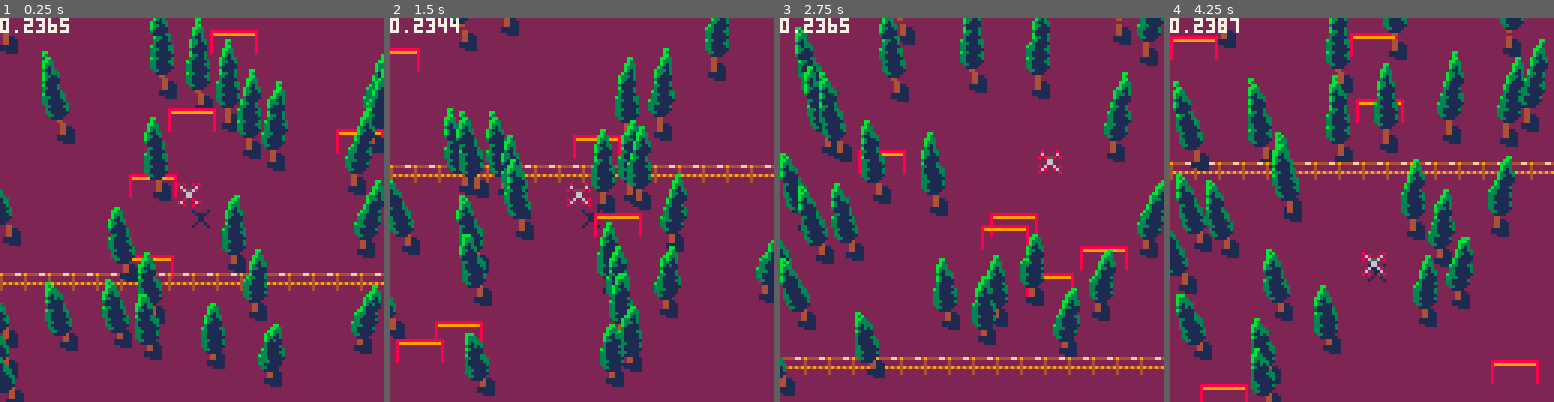
Above: before the commit, frames 1-4 (left to right).
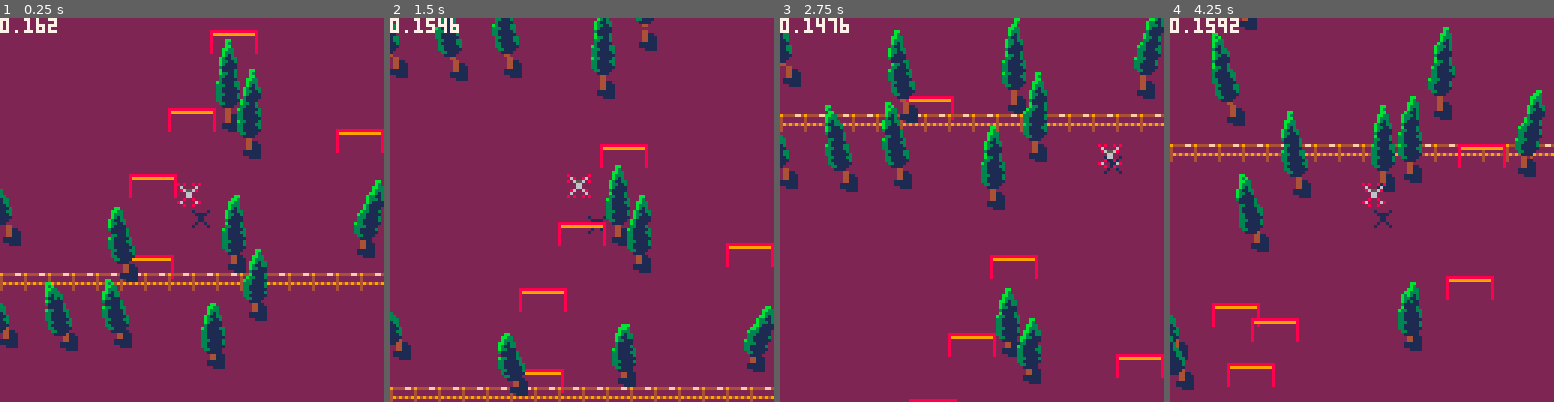
Above: after the commit, the same moments.

Repository: graearea/pico8
Game: PICO-8 cartridge dron.p8
Two runs of this game, one before a commit and one after it. Both use one fixed random seed, a clock stepped at 60 frames per second and the inputs below.
Inputs:
- Up to frame 1 (0.25 s): no input
- Up to frame 2 (1.5 s): tap X (X key) at 0.33, 1.07 s; tap O (Z key) at 0.7 s
- Up to frame 3 (2.75 s): hold Right 1.6-2.1 s; tap O (Z key) at 1.7, 2.1, 2.5 s; tap X (X key) at 1.85 s; hold Up 2.15-2.42 s; hold Right from 2.47 s (still down)
- Up to frame 4 (4.25 s): tap O (Z key) every 0.4 s from 2.9 to 4.1 s; tap X (X key) at 2.97, 4.08 s; release Right at 3.03 s; hold Left 3.08-3.58 s; hold Down 3.63-3.97 s; hold Right from 4.02 s (still down)

The runs differ from the first frame. In frame 1, 11% of the frame differs, in the area x 0-100%, y 0-100%; in frame 2, 29%; in frame 3, 31%; in frame 4, 32%.

Commit message:
added fence collision

Diff:
--- a/dron.p8
+++ b/dron.p8
@@ -12,14 +12,14 @@
 
 	dron:update()
  for _,g in pairs(gates) do
-  g:update()
+  g:update(dron)
  end
 
 	for _,t in pairs(trees) do
 		t:update(dron)
 	end
 
-	fnc:update()
+	fnc:update(dron)
 
 	ce_heap_sort(drawthings)
 end
@@ -45,7 +45,7 @@
 	fnc= fence()
  dron = drone()
  gates={}
- for i=0,25 do
+ for i=0,10 do
   local t=tree()
   add(trees,t)
   add(drawthings,t)
@@ -132,13 +132,17 @@
   x=flr(rnd(128)),
   y=flr(rnd(128)),
 
-  update = function(self,d)
- 	 movedown(self,1)
- 	 local distsq=(d.x-self.x)*(d.x-self.x)+
+		collision=function(self,d)
+		 	 local distsq=(d.x-self.x)*(d.x-self.x)+
 	  	(d.y-self.y)*(d.y-self.y)
 	  if distsq<64 then
 	   dead=true
  	 end
+		end,
+
+  update = function(self,d)
+ 	 movedown(self,1)
+ 	 self:collision(d)
   end,
 
   draw=function(self)
@@ -173,8 +177,17 @@
 function fence()
  return {
 	y =-rnd(256),
-	update=function(self)
+		collision=function(self,d)
+		 if abs(self.y-d.y)<3 and
+		 d.z < 3
+		 then
+	   dead=true
+	  end
+		end,
+
+	update=function(self,d)
 		movedown(self,1)
+		self:collision(d)
 	end,
 	draw=function(self)
 	 for i=0,128,8 do
